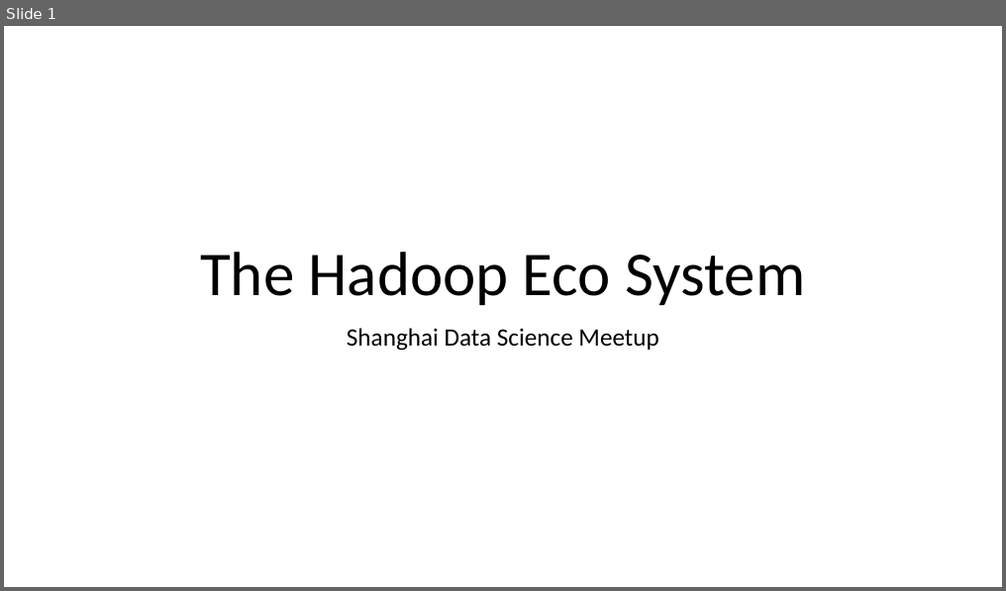
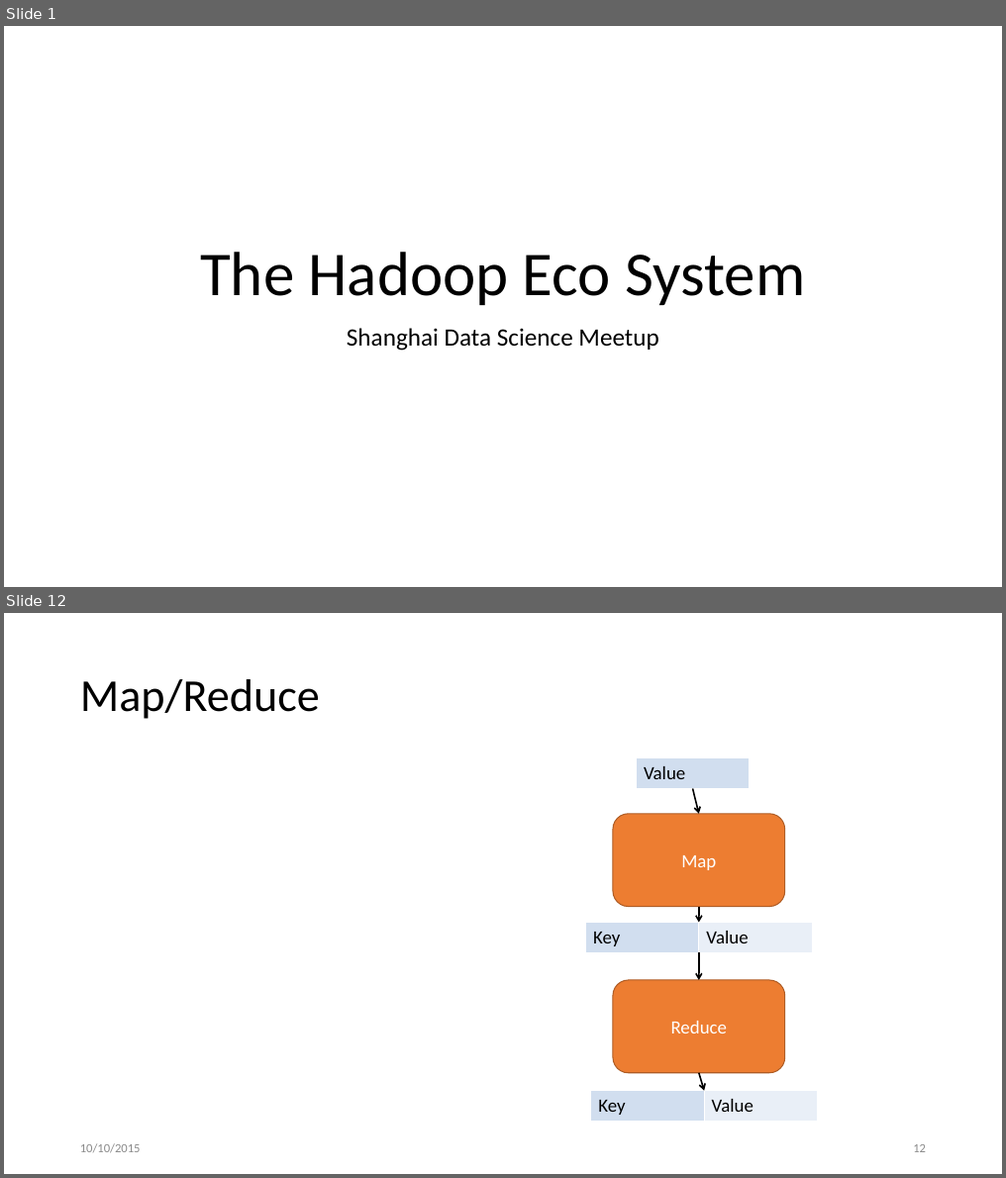
Before and after one commit to ckuka/SHDS, a slide deck: slides/ShanghaiDataScience_201509.pptx. Shown one above the other, each under a label of ours: slide 1 before the commit, slides 1 and 12 after it; the slides between them are not shown. The pictures are 1006x591 and 1006x1178 pixels, drawn with LibreOffice and Linux fonts; fonts in the diff are those of the drawing. Boxes give left, top, right and bottom in pixels: in the first picture for what was removed or moved away, otherwise in the second. Text is boxed around its words. In the diff, an @@ line names an element or a change of style, - is before the commit and + after.

```diff
--- a/slides/ShanghaiDataScience_201509.pptx
+++ b/slides/ShanghaiDataScience_201509.pptx
@@ slide 12 added at box(4, 613, 1002, 1174), background #FFFFFF @@
@@ title added at box(80, 679, 320, 719), 44 pt, text #000000 @@
+Map/Reduce
@@ table added at box(637, 759, 749, 789), 1 rows, 1 columns @@
+Value
@@ arrow added from (693, 789) to (699, 814), #000000 1.5 pt @@
@@ rounded rectangle added at box(613, 814, 785, 906), fill #ED7D31, outline #AF5C24 1 pt, 18 pt, text #FFFFFF @@
+Map
@@ arrow added from (699, 906) to (699, 922), #000000 1.5 pt @@
@@ table added at box(586, 922, 812, 953), 1 rows, 2 columns @@
+Key | Value
@@ arrow added from (699, 953) to (699, 980), #000000 1.5 pt @@
@@ rounded rectangle added at box(613, 980, 785, 1073), fill #ED7D31, outline #AF5C24 1 pt, 18 pt, text #FFFFFF @@
+Reduce
@@ arrow added from (699, 1073) to (704, 1090), #000000 1.5 pt @@
@@ table added at box(591, 1090, 817, 1121), 1 rows, 2 columns @@
+Key | Value
@@ text added at box(80, 1144, 141, 1154), 12 pt, text #8C8C8C @@
+10/10/2015
@@ page number added at box(913, 1145, 926, 1153), 12 pt, text #8C8C8C @@
+12
```
Also in this commit, not shown: 10 slides changed, 6 other slides added, 2 slides removed.
